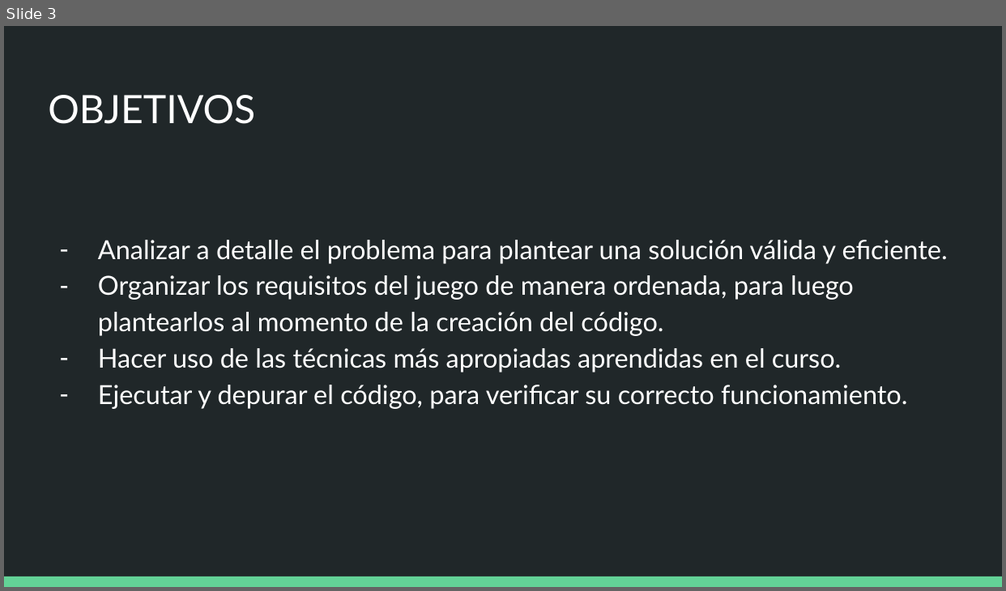
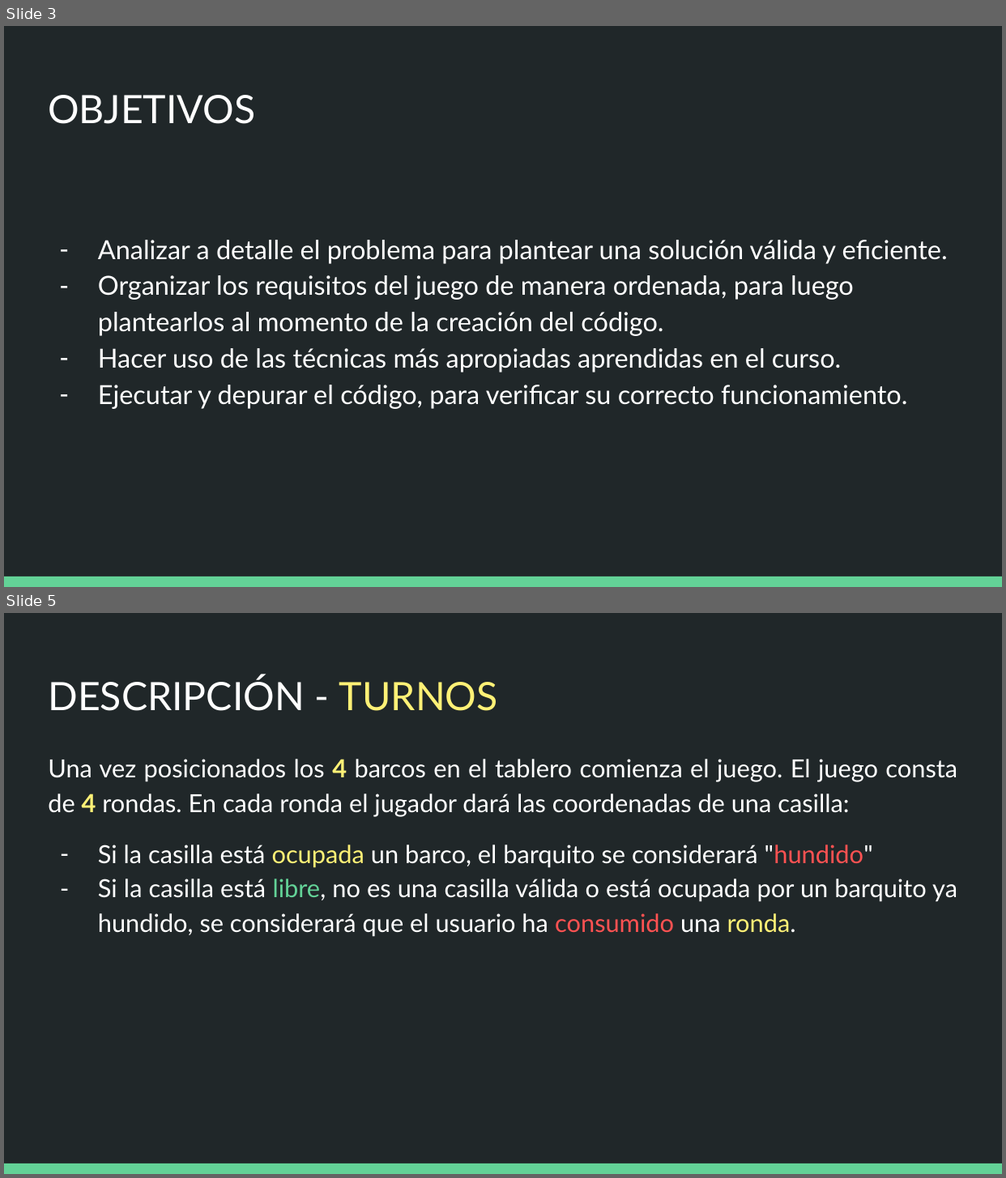
Before and after one commit to Z4N4T3/Sophie, a slide deck: aja.pptx. Shown one above the other, each under a label of ours: slide 3 before the commit, slides 3 and 5 after it; the slides between them are not shown. The pictures are 1006x591 and 1006x1178 pixels, drawn with LibreOffice and Linux fonts; fonts in the diff are those of the drawing. Boxes give left, top, right and bottom in pixels: in the first picture for what was removed or moved away, otherwise in the second. Text is boxed around its words. In the diff, an @@ line names an element or a change of style, - is before the commit and + after.

```diff
--- a/aja.pptx
+++ b/aja.pptx
@@ slide 5 added at [4, 613, 1002, 1174], background #202729; not listed: 1 template element that a slide beside it also shows @@
@@ title added at [48, 676, 498, 711], 28.2 pt, text #FFFFFF @@
+DESCRIPCIÓN - TURNOS
@@ text added at [48, 759, 957, 937], 18 pt, text #FFFFFF @@
+Una vez posicionados los 4 barcos en el tablero comienza el juego. El juego consta de 4 rondas. En cada ronda el jugador dará las coordenadas de una casilla:
+– Si la casilla está ocupada un barco, el barquito se considerará "hundido"
+– Si la casilla está libre, no es una casilla válida o está ocupada por un barquito ya hundido, se considerará que el usuario ha consumido una ronda.
```
Also in this commit, not shown: 7 other slides added, 1 slide removed.
